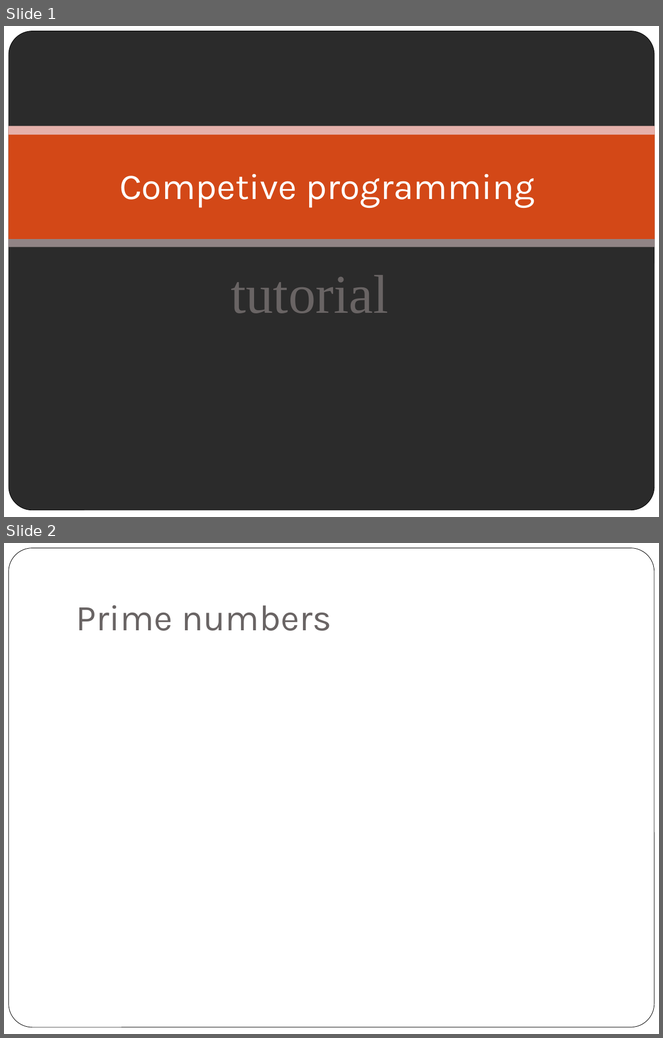
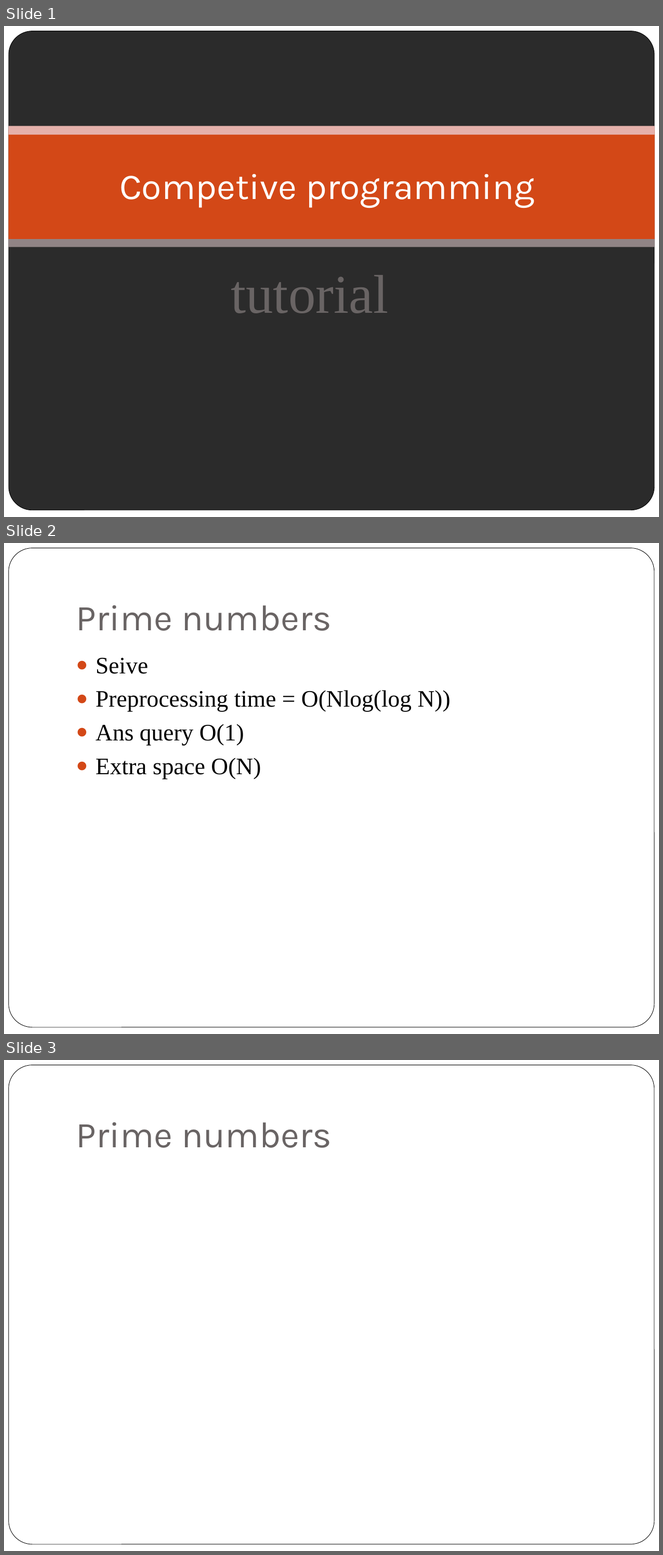
Before and after one commit to ayushigoyal2840/competitive_coding, a slide deck: cp.pptx. Shown one above the other, each under a label of ours: slides 1 and 2 before the commit, slides 1, 2 and 3 after it. The pictures are 663x1038 and 663x1555 pixels, drawn with LibreOffice and Linux fonts; fonts in the diff are those of the drawing; background and template pictures are left out; a plain dark background stands for a picture behind light text. Boxes give left, top, right and bottom in pixels: in the first picture for what was removed or moved away, otherwise in the second. Text is boxed around its words. In the diff, an @@ line names an element or a change of style, - is before the commit and + after.

```diff
--- a/cp.pptx
+++ b/cp.pptx
@@ slide 2 added at (x1=4, y1=543, x2=659, y2=1034), background #FFFFFF; not listed: 1 template element that a slide beside it also shows @@
@@ title added at (x1=76, y1=605, x2=332, y2=631), 40 pt, text #696464 @@
+Prime numbers
@@ text added at (x1=96, y1=658, x2=451, y2=779), 26 pt, text #000000 @@
+● Seive
+● Preprocessing time = O(Nlog(log N))
+● Ans query O(1)
+● Extra space O(N)
@@ what was slide 2 is now slide 3 @@
```
Also in this commit, not shown: 40 other slides added, 1 other file.
